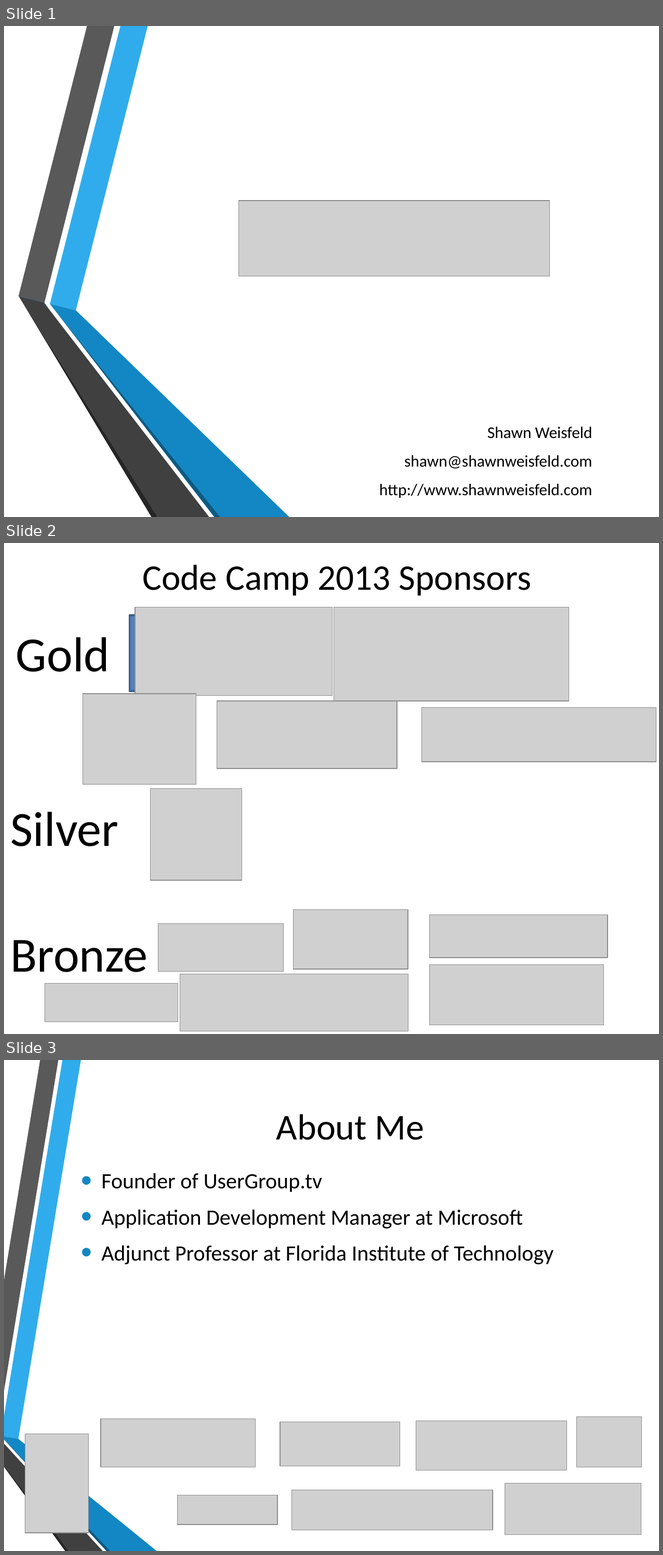
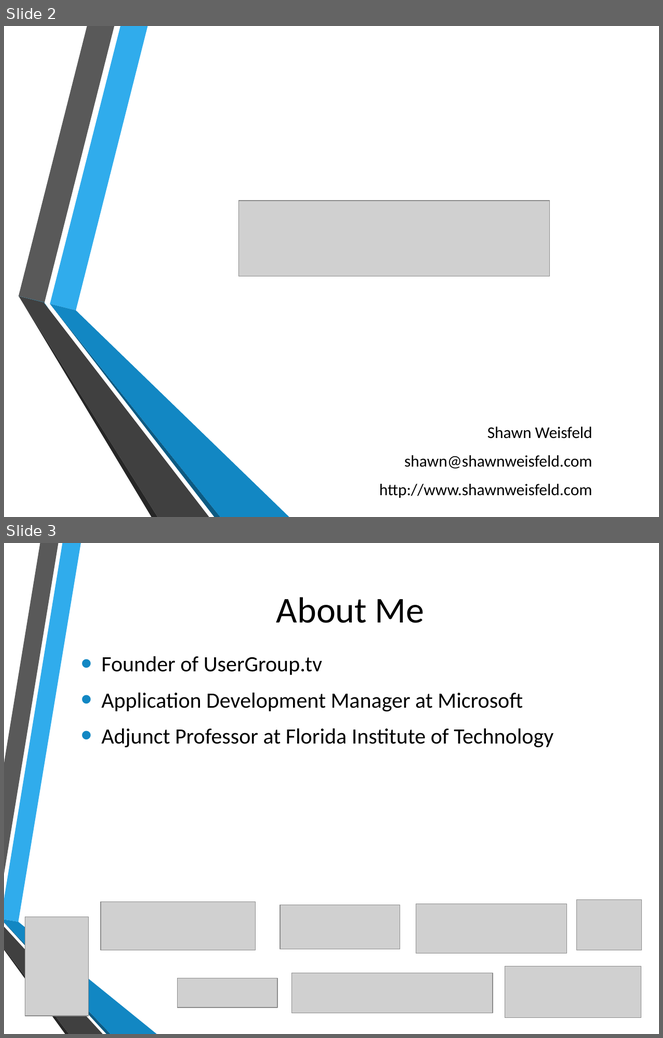
Before and after one commit to shawnweisfeld/20131011_TypeScript, a slide deck: 20131010_TypeScript.pptx. Shown one above the other, each under a label of ours: slides 1, 2 and 3 before the commit, slides 2 and 3 after it. The pictures are 663x1555 and 663x1038 pixels, drawn with LibreOffice and Linux fonts; fonts in the diff are those of the drawing; grey boxes stand for pictures; background and template pictures are left out. Boxes give left, top, right and bottom in pixels: in the first picture for what was removed or moved away, otherwise in the second. Text is boxed around its words. In the diff, an @@ line names an element or a change of style, - is before the commit and + after.

```diff
--- a/20131010_TypeScript.pptx
+++ b/20131010_TypeScript.pptx
@@ slide 2 removed at <box>4,543,659,1034</box>, background #FFFFFF @@
@@ title removed at <box>142,565,531,596</box> @@
-Code Camp 2013 Sponsors
@@ rectangle removed at <box>130,615,319,691</box> @@
@@ picture removed at <box>135,607,332,696</box> @@
@@ picture removed at <box>334,607,569,701</box> @@
@@ text removed at <box>16,637,110,672</box> @@
-Gold
@@ picture removed at <box>83,694,196,785</box> @@
@@ picture removed at <box>217,701,397,768</box> @@
@@ picture removed at <box>422,707,657,762</box> @@
@@ picture removed at <box>150,788,242,880</box> @@
@@ text removed at <box>10,812,118,847</box> @@
-Silver
@@ picture removed at <box>294,910,408,969</box> @@
@@ picture removed at <box>429,915,607,958</box> @@
@@ picture removed at <box>158,924,284,972</box> @@
@@ text removed at <box>10,940,148,973</box> @@
-Bronze
@@ picture removed at <box>180,975,408,1032</box> @@
@@ picture removed at <box>429,965,604,1025</box> @@
@@ picture removed at <box>45,984,178,1022</box> @@
@@ what was slide 1 is now slide 2 @@
```
Also in this commit, not shown: 1 slide changed, 3 slides added.
